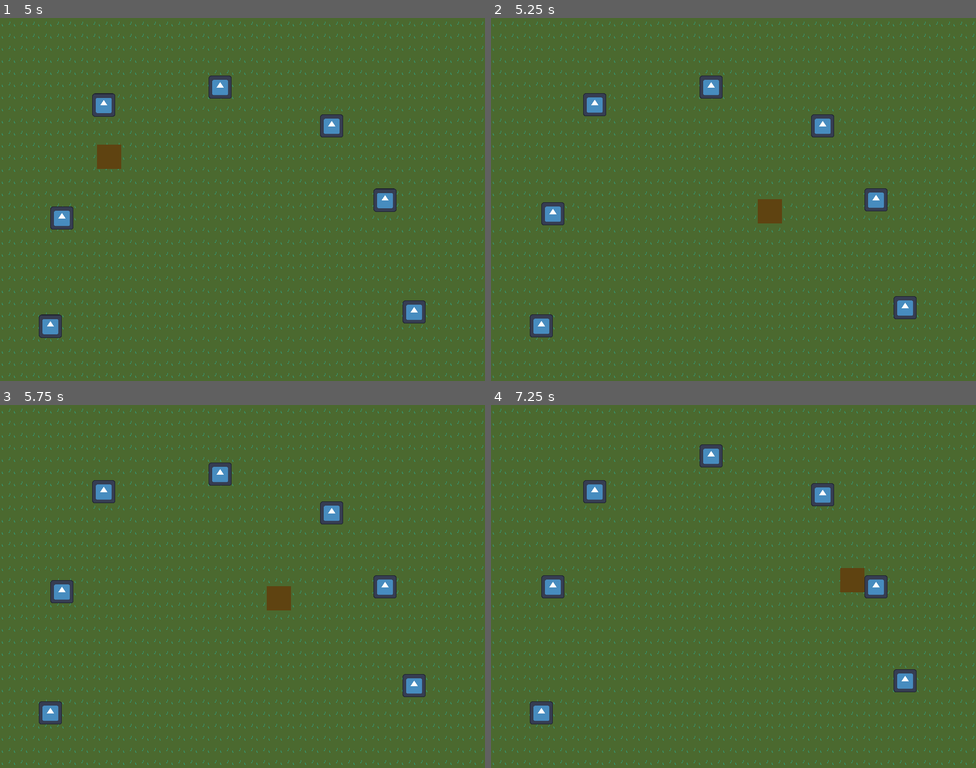
Above: before the commit, frames 1-4 (two rows, left to right).
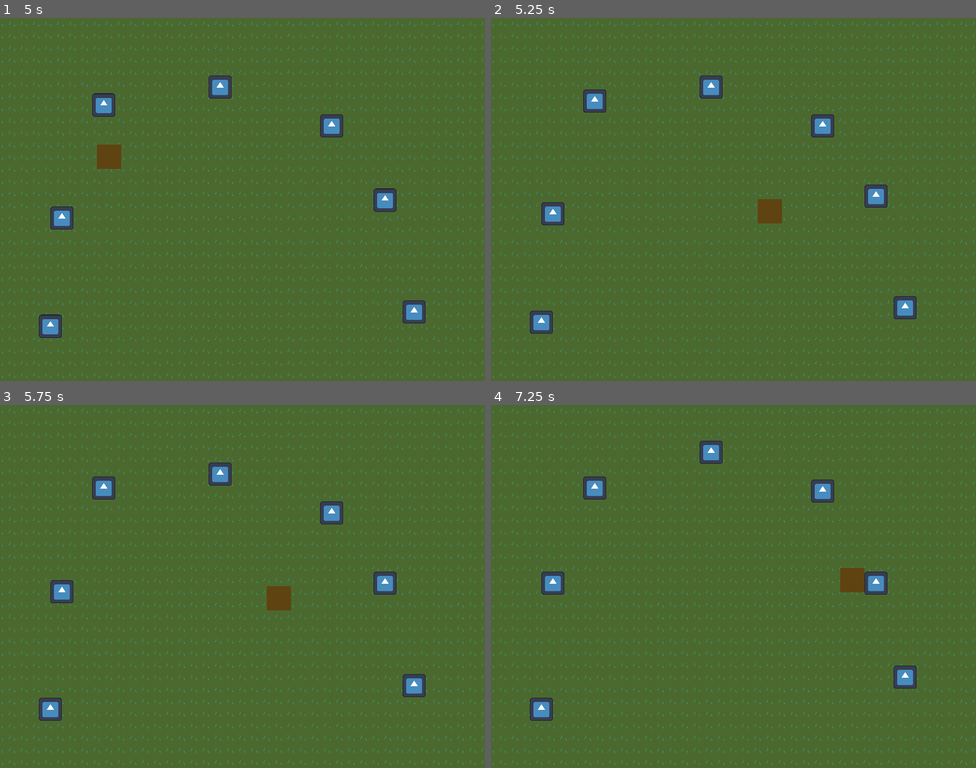
Above: after the commit, the same moments.

Repository: rolika/Mole
Game: Godot game, scene res://main.tscn
The game is run twice, just before and just after one commit, with the same random seed, the same clock (stepped at 60 frames per second) and the same inputs. The engine's default icon, where the game draws it, is replaced by a stand-in: a white triangle on a blue panel in a dark square.
Inputs (mouse positions are in pixels of both pictures, inside the frame that each line leads up to):
- Up to frame 1 (5 s): tap Enter at 0.5, 2, 3.5 s; move the mouse to (349, 181) at 0.52 s; press the mouse at (349, 181) at 0.53 s; tap Space at 1.25, 2.75 s; move the mouse to (145, 217) at 1.27 s; release the mouse at (145, 217) at 1.28 s; click (145, 217) at 1.35 s; move the mouse to (291, 119) at 2.02 s; press the mouse at (291, 119) at 2.03 s; move the mouse to (218, 272) at 2.77 s; release the mouse at (218, 272) at 2.78 s; click (218, 272) at 2.85 s; move the mouse to (388, 253) at 3.52 s; press the mouse at (388, 253) at 3.53 s; move the mouse to (97, 145) at 4.27 s; release the mouse at (97, 145) at 4.28 s; click (97, 145) at 4.35 s
- Up to frame 2 (5.25 s): move the mouse to (757, 199) at 5.02 s; press the mouse at (757, 199) at 5.03 s
- Up to frame 3 (5.75 s): no input
- Up to frame 4 (7.25 s): move the mouse to (660, 495) at 5.77 s; release the mouse at (660, 495) at 5.78 s; click (660, 495) at 5.85 s; move the mouse to (840, 568) at 6.52 s; press the mouse at (840, 568) at 6.53 s

Frame 1 is identical in both runs. In frame 2, 0.6% of the frame differs, in the area x 8-82%, y 19-88%; in frame 3, 0.6%; in frame 4, 1.4%, in the area x 8-88%, y 9-88%.

Commit message:
adjust collision layers and masks

Diff:
--- a/mole.tscn
+++ b/mole.tscn
@@ -6,8 +6,10 @@
 [sub_resource type="RectangleShape2D" id="RectangleShape2D_a2635"]
 size = Vector2(128, 128)
 
-[node name="Mole" type="Area2D"]
+[node name="Mole" type="Area2D" groups=["moles"]]
 scale = Vector2(0.3, 0.3)
+collision_layer = 2
+collision_mask = 3
 script = ExtResource("1_munel")
 metadata/_edit_group_ = true
 
@@ -27,6 +29,7 @@
 one_shot = true
 
 [node name="CrawlTimer" type="Timer" parent="."]
+wait_time = 1.2
 one_shot = true
 
 [connection signal="area_entered" from="." to="." method="_on_area_entered"]
--- a/player.tscn
+++ b/player.tscn
@@ -6,6 +6,7 @@
 size = Vector2(40, 40)
 
 [node name="Player" type="Area2D"]
+collision_mask = 2
 script = ExtResource("1_lgyto")
 
 [node name="ColorRect" type="ColorRect" parent="."]
